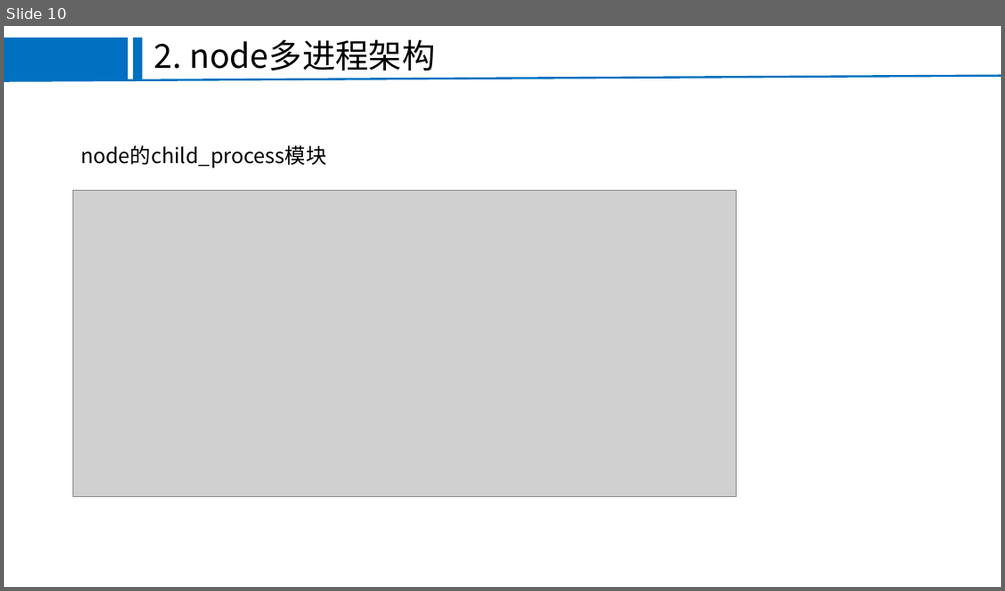
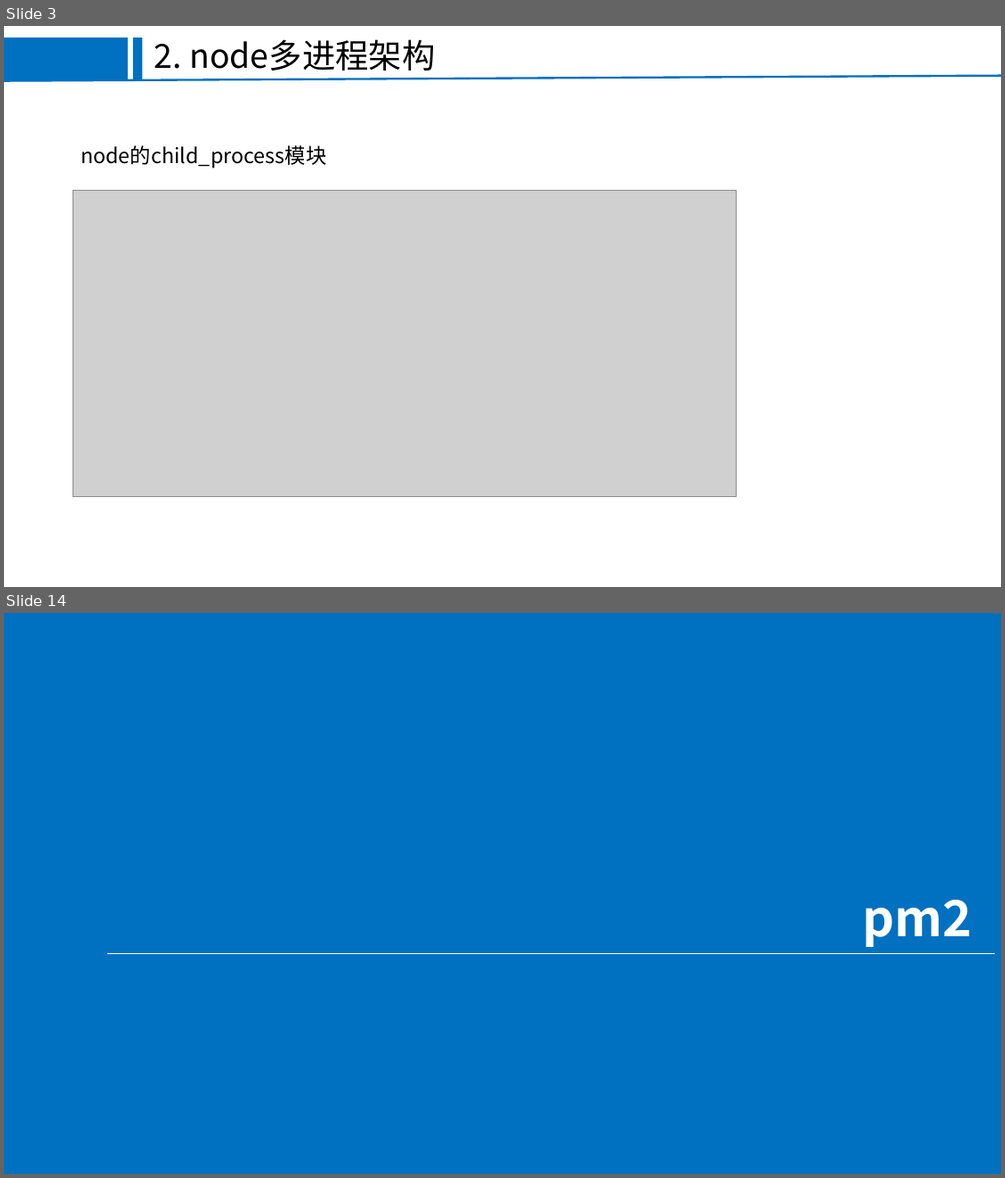
Before and after one commit to FEjohnny/demos, a slide deck: pm2/pm2.pptx. Shown one above the other, each under a label of ours: slide 10 before the commit, slides 3 and 14 after it; the slides between them are not shown. The pictures are 1005x591 and 1005x1178 pixels, drawn with LibreOffice and Linux fonts; fonts in the diff are those of the drawing; grey boxes stand for pictures; background and template pictures are left out. Boxes give left, top, right and bottom in pixels: in the first picture for what was removed or moved away, otherwise in the second. Text is boxed around its words. In the diff, an @@ line names an element or a change of style, - is before the commit and + after.

```diff
--- a/pm2/pm2.pptx
+++ b/pm2/pm2.pptx
@@ slide 14 added at box(4, 613, 1001, 1174), background #FFFFFF @@
@@ rectangle added at box(4, 613, 1001, 1174), fill #0070C0 @@
@@ text added at box(862, 900, 971, 947), 48 pt, text #FFFFFF, bold @@
+pm2
@@ line added from (107, 953) to (995, 953), #FFFFFF 1 pt @@
@@ what was slide 10 is now slide 3 @@
```
Also in this commit, not shown: 12 slides changed, 1 other slide added, 1 slide removed, 3 other files.
